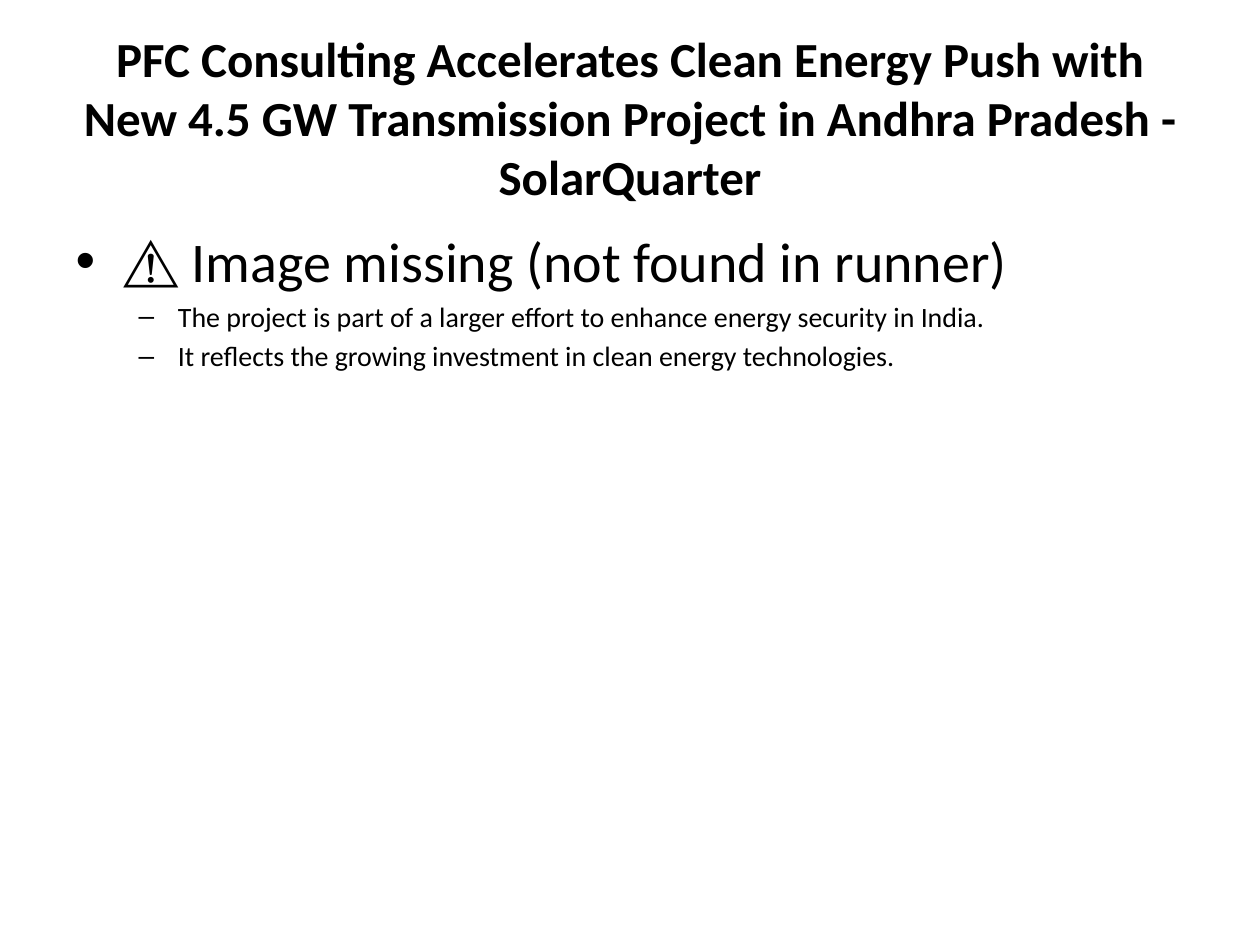
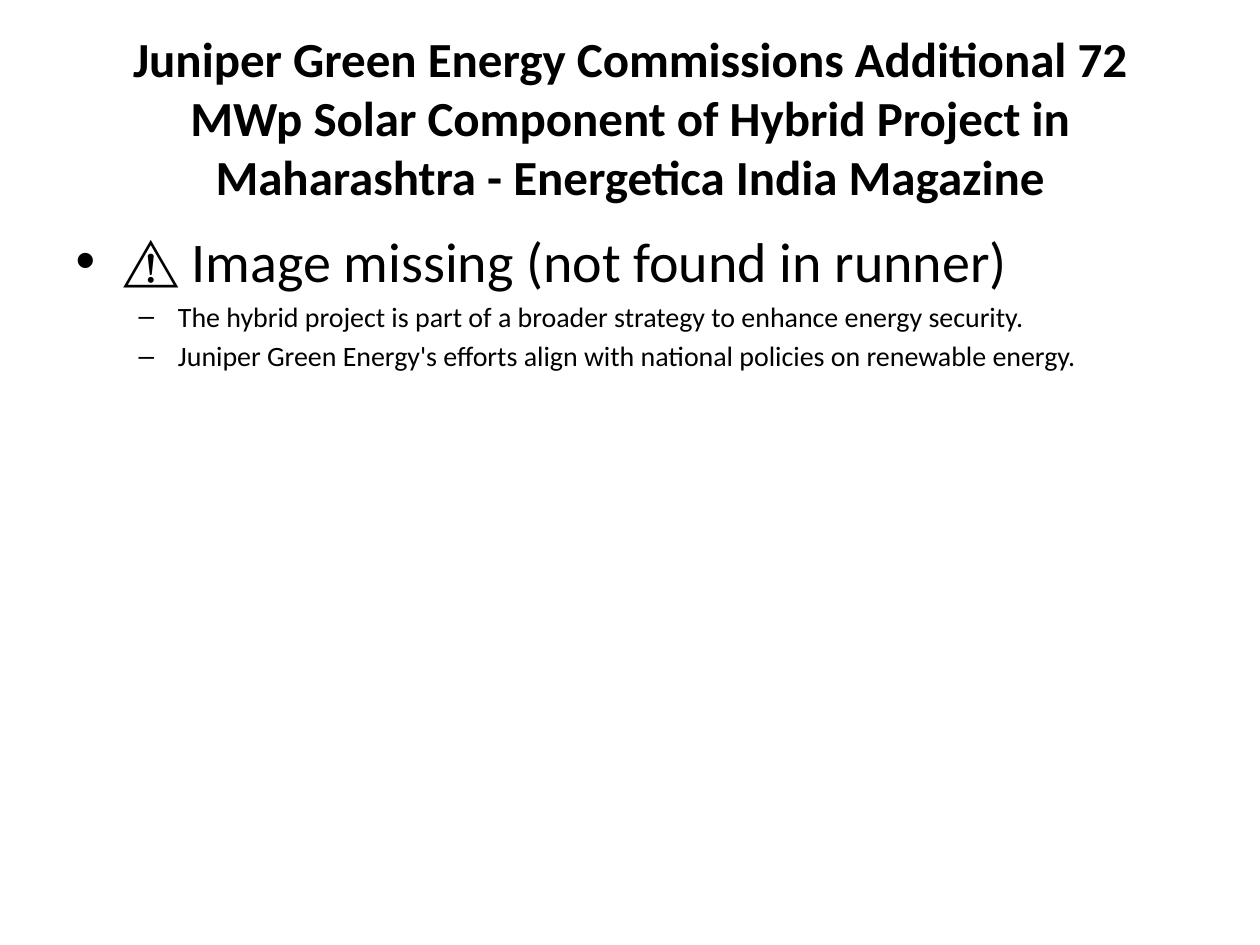
Before and after one commit to gauravsiemens1988/Linkedin-AI-Agent_Personal, a slide deck: slide 6 of drafts/linkedin_carousel.pptx. Drawn at 1260x945 pixels with LibreOffice and Linux fonts; fonts in the diff are those of the drawing. Boxes give left, top, right and bottom in pixels: in the first picture for what was removed or moved away, otherwise in the second. Text is boxed around its words. In the diff, an @@ line names an element or a change of style, - is before the commit and + after.

```diff
--- a/drafts/linkedin_carousel.pptx
+++ b/drafts/linkedin_carousel.pptx
@@ title at bbox=[133, 42, 1128, 204]: text changed @@
-PFC Consulting Accelerates Clean Energy Push with New 4.5 GW Transmission Project in Andhra Pradesh - SolarQuarter
+Juniper Green Energy Commissions Additional 72 MWp Solar Component of Hybrid Project in Maharashtra - Energetica India Magazine
@@ text at bbox=[178, 307, 1076, 371]: text changed @@
-  – The project is part of a larger effort to enhance energy security in India.
-  – It reflects the growing investment in clean energy technologies.
+  – The hybrid project is part of a broader strategy to enhance energy security.
+  – Juniper Green Energy's efforts align with national policies on renewable energy.
```
Also in this commit, not shown: 5 other slides changed, 1 other file.
